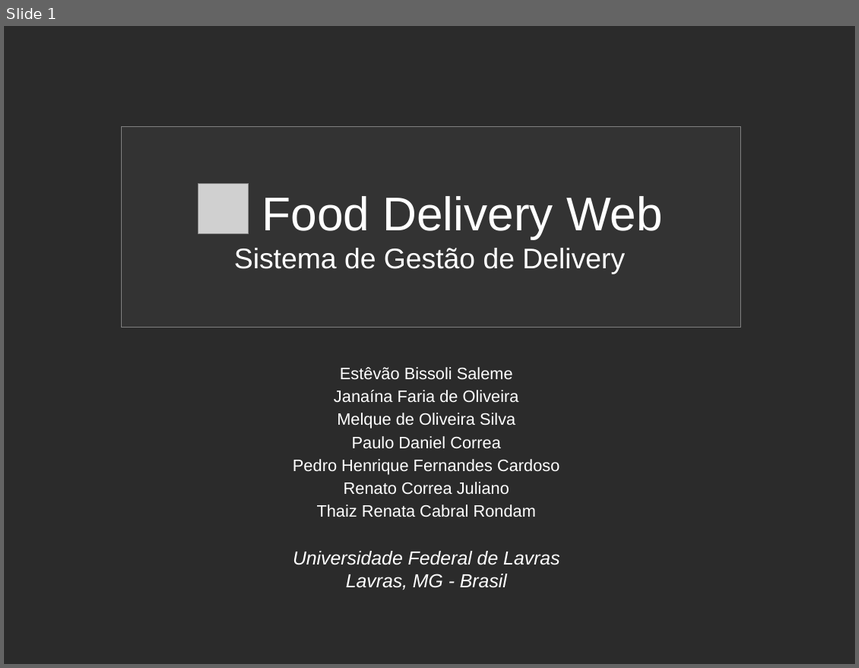
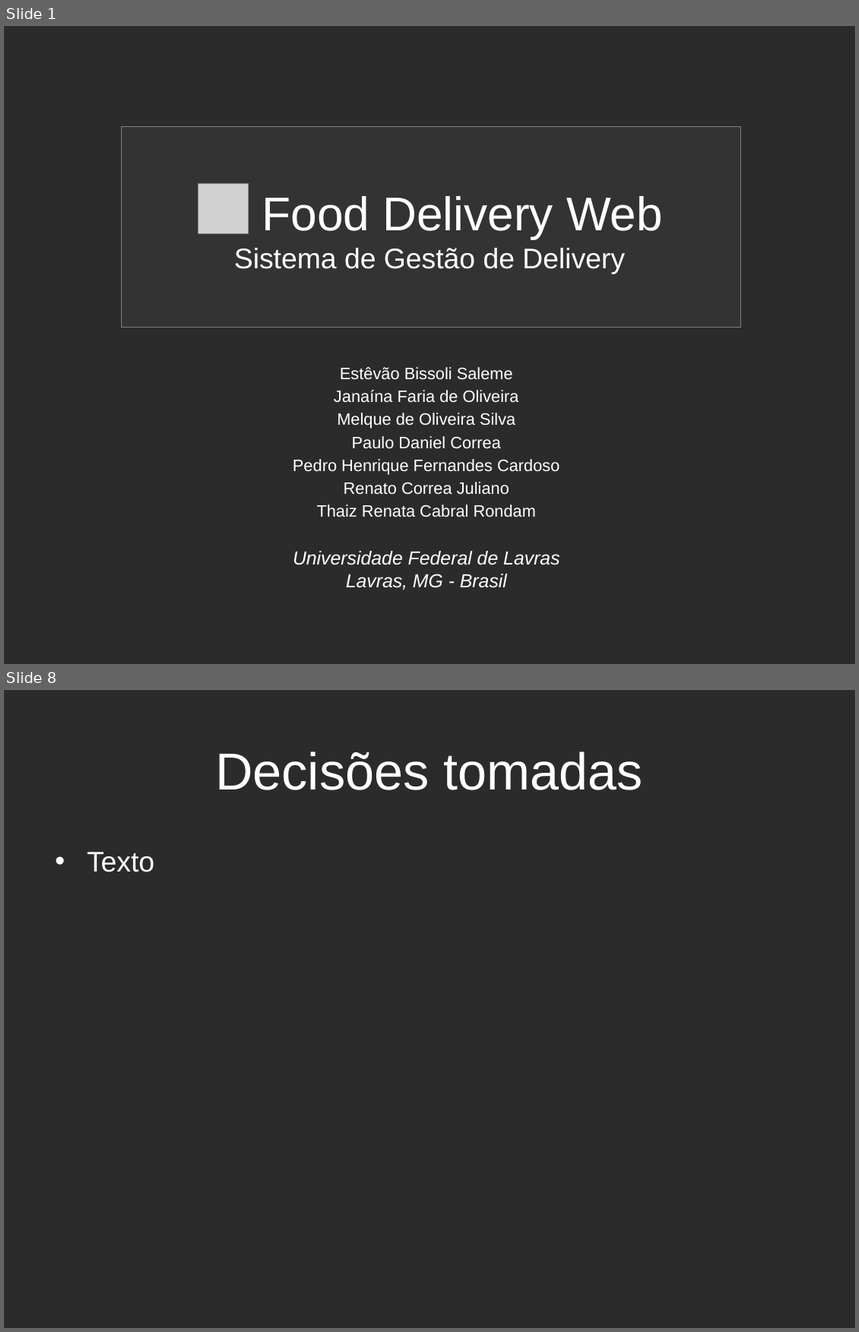
Before and after one commit to Hian-Cintra/fooddeliveryweb, a slide deck: Documentacao/Outros Documentos/Apresentação FoodDeliveryWeb.odp. Shown one above the other, each under a label of ours: slide 1 before the commit, slides 1 and 8 after it; the slides between them are not shown. The pictures are 859x668 and 859x1332 pixels, drawn with LibreOffice and Linux fonts; fonts in the diff are those of the drawing; grey boxes stand for pictures; background and template pictures are left out; a plain dark background stands for a picture behind light text. Boxes give left, top, right and bottom in pixels: in the first picture for what was removed or moved away, otherwise in the second. Text is boxed around its words. In the diff, an @@ line names an element or a change of style, - is before the commit and + after.

```diff
--- a/Documentacao/Outros Documentos/Apresentação FoodDeliveryWeb.odp
+++ b/Documentacao/Outros Documentos/Apresentação FoodDeliveryWeb.odp
@@ slide 8 added at box(4, 690, 855, 1328), background picture (left out) @@
@@ title added at box(215, 752, 643, 790), 44 pt, text #FFFFFF @@
+Decisões tomadas
@@ text added at box(87, 852, 154, 872), 24 pt, text #FFFFFF @@
+• Texto
```
Also in this commit, not shown: 9 other slides added, 2 slides removed, 1 other file.
